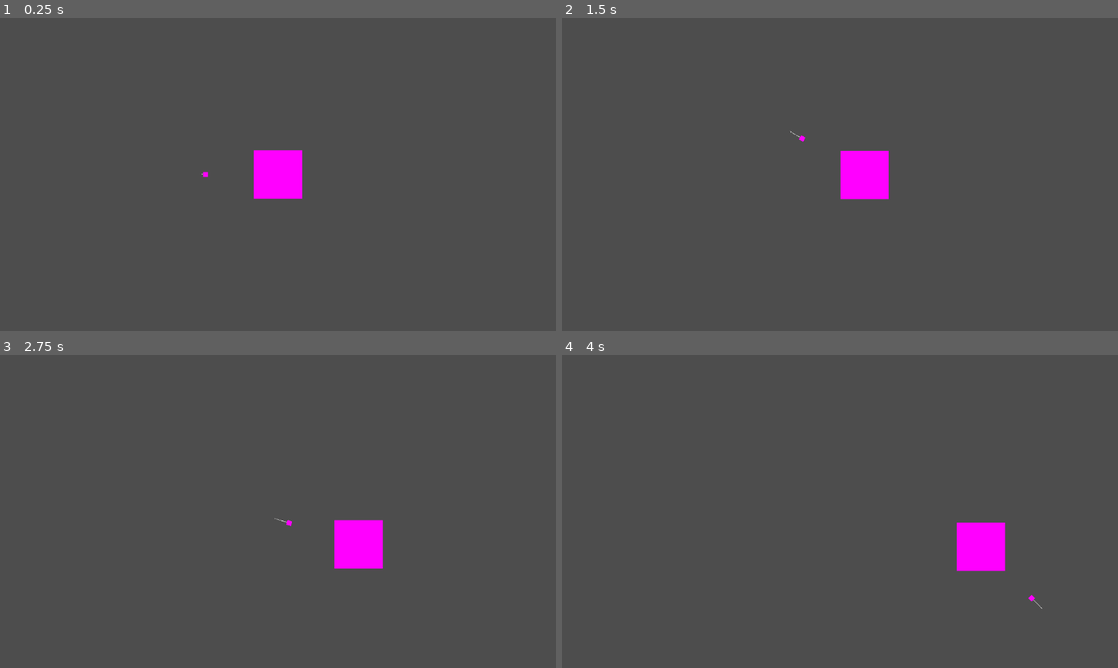
Above: before the commit, frames 1-4 (two rows, left to right).
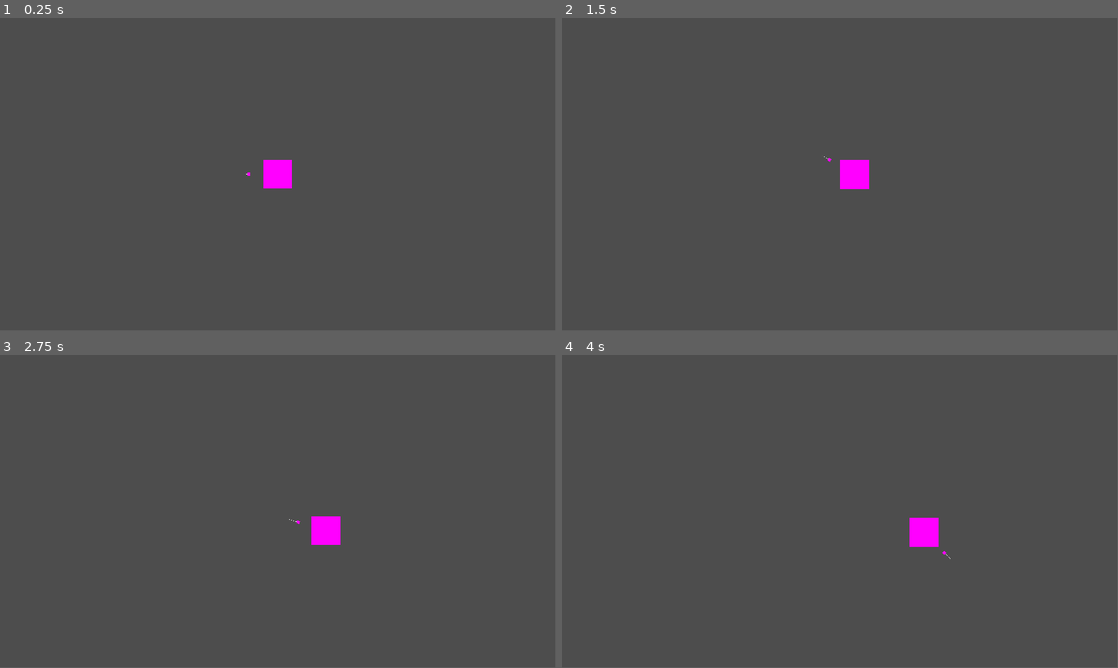
Above: after the commit, the same moments.

Repository: otDan/PlanetBlitz
Game: Godot game, scene res://main.tscn
The game is run twice, just before and just after one commit, with the same random seed, the same clock (stepped at 60 frames per second) and the same inputs.
Inputs:
- Up to frame 1 (0.25 s): no input
- Up to frame 2 (1.5 s): tap Enter at 0.5 s; hold Right (ui_right) 0.53-1.28 s; hold Down (ui_down) from 1.28 s (still down)
- Up to frame 3 (2.75 s): release Down (ui_down) at 2.03 s; hold Right (ui_right) from 2.03 s (still down)
- Up to frame 4 (4 s): release Right (ui_right) at 2.78 s; hold Up (ui_up) 2.78-3.53 s; hold Left (ui_left) from 3.53 s (still down)
In our replay, the window is 800x450 before the commit and 799x449 after it. These sizes can differ from the game's own. Grey fills any space a smaller window leaves; there, only what the larger window draws over its background counts as a difference.

The runs differ from the first frame. In frame 1, 0.9% of the frame differs, in the area x 36-55%, y 42-58%; in frame 2, 0.9%; in frame 3, 1.7%; in frame 4, 1.9%, in the area x 62-87%, y 52-82%.

Commit message:
refactor: Project cleanup

Diff:
--- a/main.tscn
+++ b/main.tscn
@@ -1,76 +1,17 @@
-[gd_scene load_steps=9 format=3 uid="uid://bkeg2itkwy8vv"]
+[gd_scene load_steps=4 format=3 uid="uid://bkeg2itkwy8vv"]
 
 [ext_resource type="PackedScene" uid="uid://dry3qo3lt13bc" path="res://player.tscn" id="2_80sai"]
 [ext_resource type="Environment" uid="uid://d08mq5h5li88u" path="res://space_envirnonment.tres" id="2_357tu"]
 
-[sub_resource type="CircleShape2D" id="CircleShape2D_axwkx"]
-
-[sub_resource type="Shader" id="Shader_thr37"]
-code = "shader_type canvas_item;
-
-uniform float atmosphere_radius = 0.5;
-uniform sampler2D SCREEN_TEXTURE: hint_screen_texture, filter_linear_mipmap;
-uniform vec4 outer_color: source_color = vec4(0.2, 0.5, 0.8, 1.0);
-uniform vec4 inner_color: source_color = vec4(0.5, 0.8, 1.0, 1.0);
-
-
-void fragment() {
-    vec2 center = vec2(0.5, 0.5);
-    float distance = distance(center, UV);
-
-    // Discard fragments outside of the circular shape
-    if (distance > 0.5) {
-        discard;
-    }
-
-    // Sample the color from the sprite texture
-    vec4 sprite_color = texture(SCREEN_TEXTURE, UV);
-
-    // Calculate the intensity of the atmosphere based on the distance
-    float intensity = smoothstep(atmosphere_radius - 0.01, atmosphere_radius, distance);
-
-    // Calculate the final color by interpolating between outer and inner color based on intensity
-    vec4 final_color = mix(outer_color, inner_color, intensity);
-
-    // Mix the final color with the sprite color
-    final_color.rgb = mix(final_color.rgb, sprite_color.rgb, sprite_color.a);
-
-    COLOR = final_color;
-}"
-
-[sub_resource type="ShaderMaterial" id="ShaderMaterial_d7j8w"]
-shader = SubResource("Shader_thr37")
-shader_parameter/atmosphere_radius = 0.486
-shader_parameter/outer_color = Color(0.701961, 0.254902, 0.180392, 1)
-shader_parameter/inner_color = Color(0.858824, 0.772549, 0.901961, 1)
-
-[sub_resource type="Gradient" id="Gradient_5hsr2"]
-colors = PackedColorArray(0, 0, 0, 1, 0.0431373, 1, 1, 1)
-
-[sub_resource type="GradientTexture2D" id="GradientTexture2D_qnfav"]
-gradient = SubResource("Gradient_5hsr2")
-fill = 1
-fill_from = Vector2(0.5, 0.5)
-
 [sub_resource type="PlaceholderTexture2D" id="PlaceholderTexture2D_hj3jg"]
+size = Vector2(100, 100)
 
 [node name="Main" type="Node"]
 
 [node name="Camera2D" type="Camera2D" parent="."]
 
-[node name="RigidBody2D" type="RigidBody2D" parent="."]
-gravity_scale = 0.0
-
-[node name="CollisionShape2D" type="CollisionShape2D" parent="RigidBody2D"]
-shape = SubResource("CircleShape2D_axwkx")
-
-[node name="Sprite2D" type="Sprite2D" parent="RigidBody2D"]
-material = SubResource("ShaderMaterial_d7j8w")
-texture = SubResource("GradientTexture2D_qnfav")
-
 [node name="PointLight2D" type="PointLight2D" parent="."]
-visible = false
-position = Vector2(-2, -2)
+position = Vector2(53, -55)
 texture = SubResource("PlaceholderTexture2D_hj3jg")
 
 [node name="Player" parent="." instance=ExtResource("2_80sai")]
--- a/player.gd
+++ b/player.gd
@@ -1,11 +1,11 @@
 extends Node2D
 
 var thruster: Sprite2D
-@export var radius: float = 150.0  # Adjust the radius as needed
+@export var radius: float = 100.0  # Adjust the radius as needed
 @export var targetRotation: float = PI  # Set the target rotation for left side
-@export var rotationSpeed: float = 30.0  # Adjust the rotation speed as needed
+@export var rotationSpeed: float = 15.0  # Adjust the rotation speed as needed
 @export var acceleration: float = 150.0  # Adjust the acceleration as needed
-@export var deceleration: float = 1.0  # Adjust the deceleration as needed
+@export var deceleration: float = 2.0  # Adjust the deceleration as needed
 
 var velocity: Vector2 = Vector2.ZERO
 
@@ -39,7 +39,3 @@
 		velocity = velocity.lerp(Vector2.ZERO, deceleration * delta)
 
 	position -= velocity * delta
-
-func lerp_angle(start: float, end: float, weight: float) -> float:
-	var difference = fmod(end - start + 3 * PI, 2 * PI) - PI
-	return fmod(start + difference * weight + 2 * PI, 2 * PI) - PI
--- a/project.godot
+++ b/project.godot
@@ -17,7 +17,9 @@
 
 [display]
 
-window/stretch/mode="viewport"
+window/size/viewport_width=1920
+window/size/viewport_height=1080
+window/stretch/aspect="expand"
 
 [input]
 
